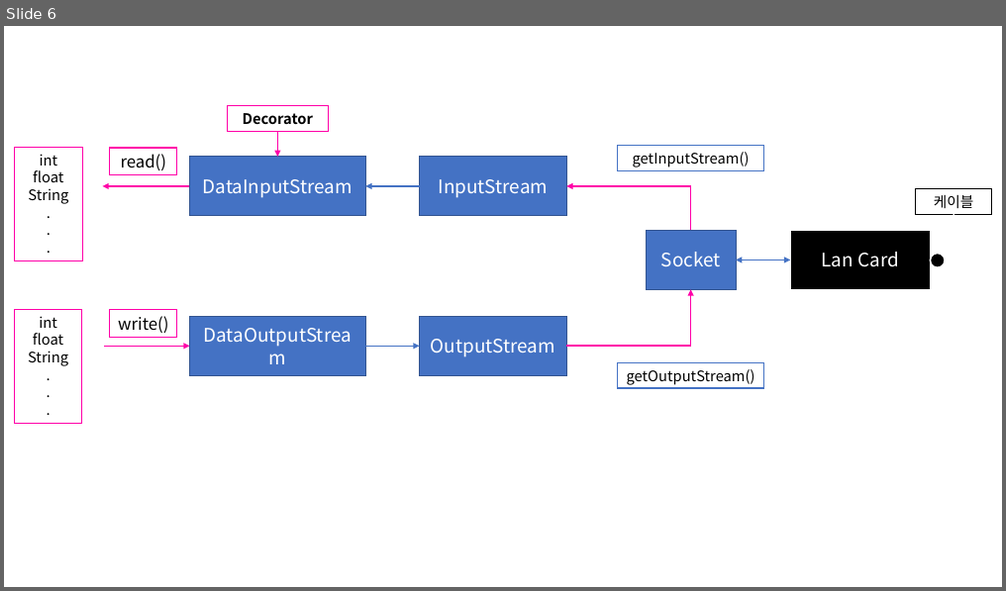
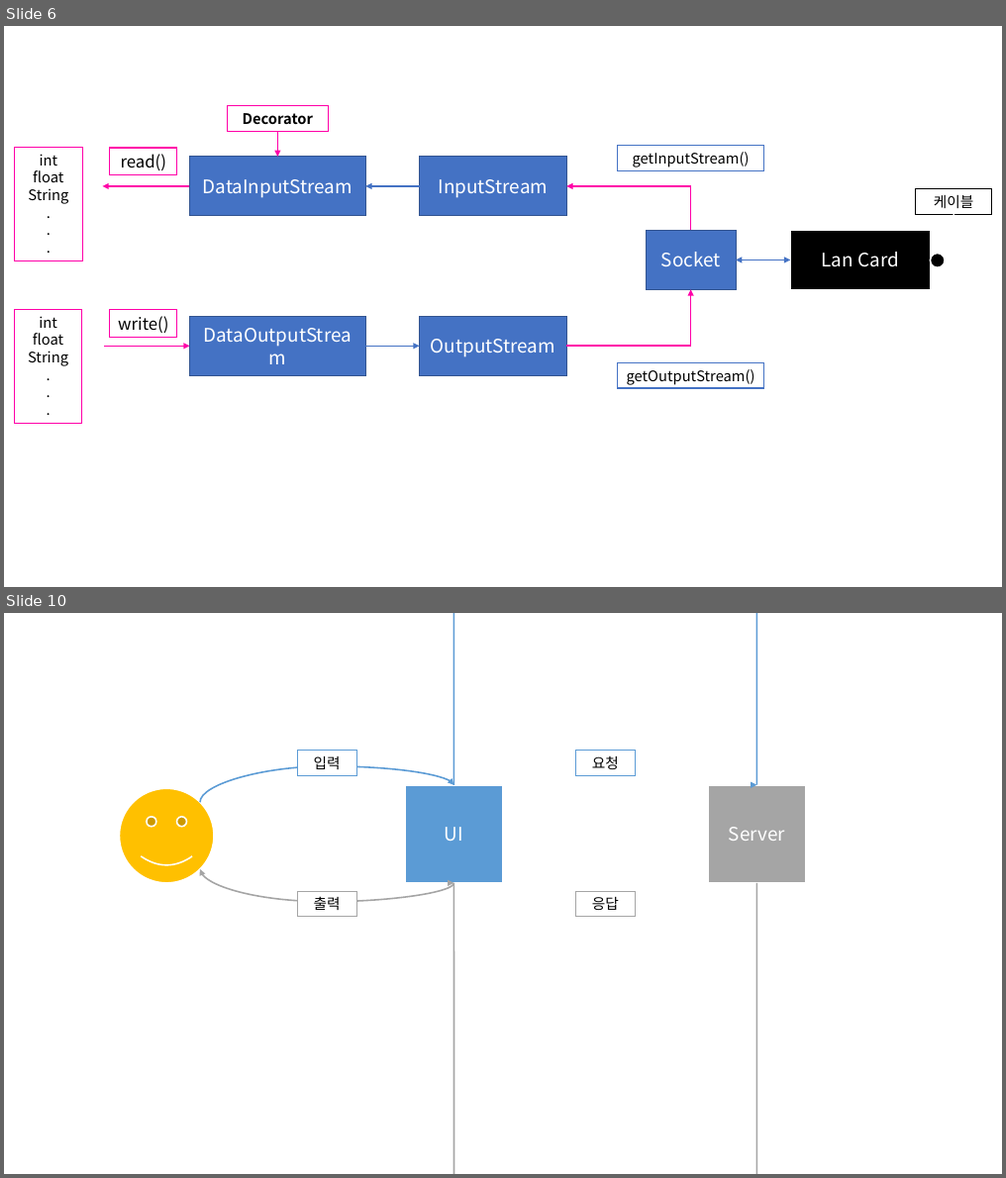
Before and after one commit to Dingadung/2022-study-workspace, a slide deck: study-note/자바/2022-08-16 내용정리.pptx. Shown one above the other, each under a label of ours: slide 6 before the commit, slides 6 and 10 after it; the slides between them are not shown. The pictures are 1006x591 and 1006x1178 pixels, drawn with LibreOffice and Linux fonts; fonts in the diff are those of the drawing. Boxes give left, top, right and bottom in pixels: in the first picture for what was removed or moved away, otherwise in the second. Text is boxed around its words. In the diff, an @@ line names an element or a change of style, - is before the commit and + after.

```diff
--- a/study-note/자바/2022-08-16 내용정리.pptx
+++ b/study-note/자바/2022-08-16 내용정리.pptx
@@ slide 10 added at (4,613,1002,1174), background #FFFFFF @@
@@ rectangle added at (297,751,356,776), fill #FFFFFF, outline #5B9BD5 1 pt, 14 pt, text #000000 @@
+입력
@@ rectangle added at (576,751,635,776), fill #FFFFFF, outline #5B9BD5 1 pt, 14 pt, text #000000 @@
+요청
@@ smiley face added at (119,788,214,882), fill #FFC000, outline #FFFFFF 1.5 pt @@
@@ curved arrow added from (200, 802) to (453, 785), #5B9BD5 1.5 pt @@
@@ rectangle added at (405,785,503,883), fill #5B9BD5, outline #FFFFFF 1.5 pt, 18 pt, text #FFFFFF @@
+UI
@@ curved arrow added from (453, 785) to (757, 785), #5B9BD5 1.5 pt @@
@@ rectangle added at (708,785,806,883), fill #A5A5A5, outline #FFFFFF 1.5 pt, 18 pt, text #FFFFFF @@
+Server
@@ curved arrow added from (453, 883) to (200, 869), #A5A5A5 1.5 pt @@
@@ rectangle added at (297,891,356,917), fill #FFFFFF, outline #A5A5A5 1 pt, 14 pt, text #000000 @@
+출력
@@ curved arrow added from (757, 883) to (453, 883), #A5A5A5 1.5 pt @@
@@ rectangle added at (576,891,635,917), fill #FFFFFF, outline #A5A5A5 1 pt, 14 pt, text #000000 @@
+응답
```
Also in this commit, not shown: 2 other slides added, 2 slides removed.
